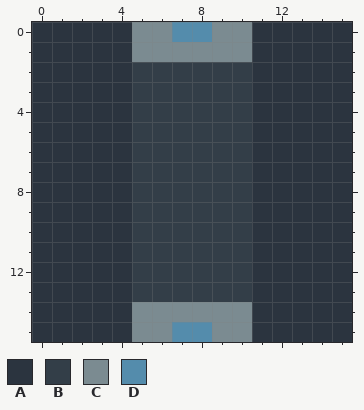
Pixel-art file, stored at src/main/art/machines/block/transport/fluid_pipe.aseprite. Above, as it was before the edit.
16x16 pixels, 1 frame. Colours within 5 levels of each other are drawn and written as one.
Palette (. is transparent): A #2b343f  B #333e48  C #7b8b91  D #548cac
The result:
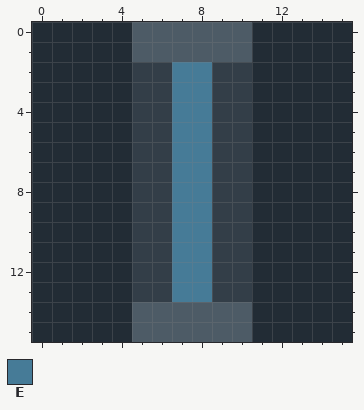
Colours new in this view: E #467b97
What changed:
layer "Body and structure" added
layer "Service color or perimeter" added
layer "Solid graphite jacket" removed
layer "Metal fittings" removed
layer "Service indicator" removed
Colour A changes from #2b343f to #222c35.
Colour C changes from #7b8b91 to #4d5b66.
Layers "Service color or perimeter", "Body and structure":
The edit turns colour D into colour C in row 0 at x 7 to 8; in row 15 at x 7 to 8.
The edit turns colour B into colour E in rows 2 to 13 at x 7 to 8.
Pixel boxes of the changes (left, top, right, bottom) in both pictures:
changed: (32, 22, 352, 342)
